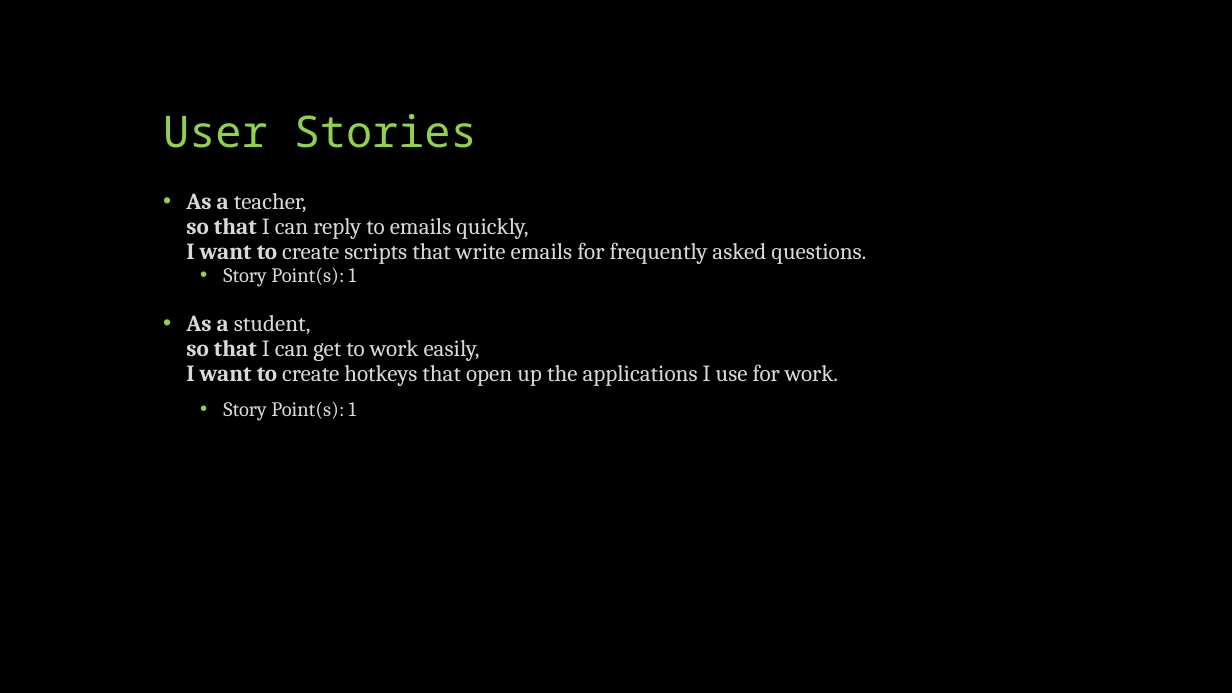
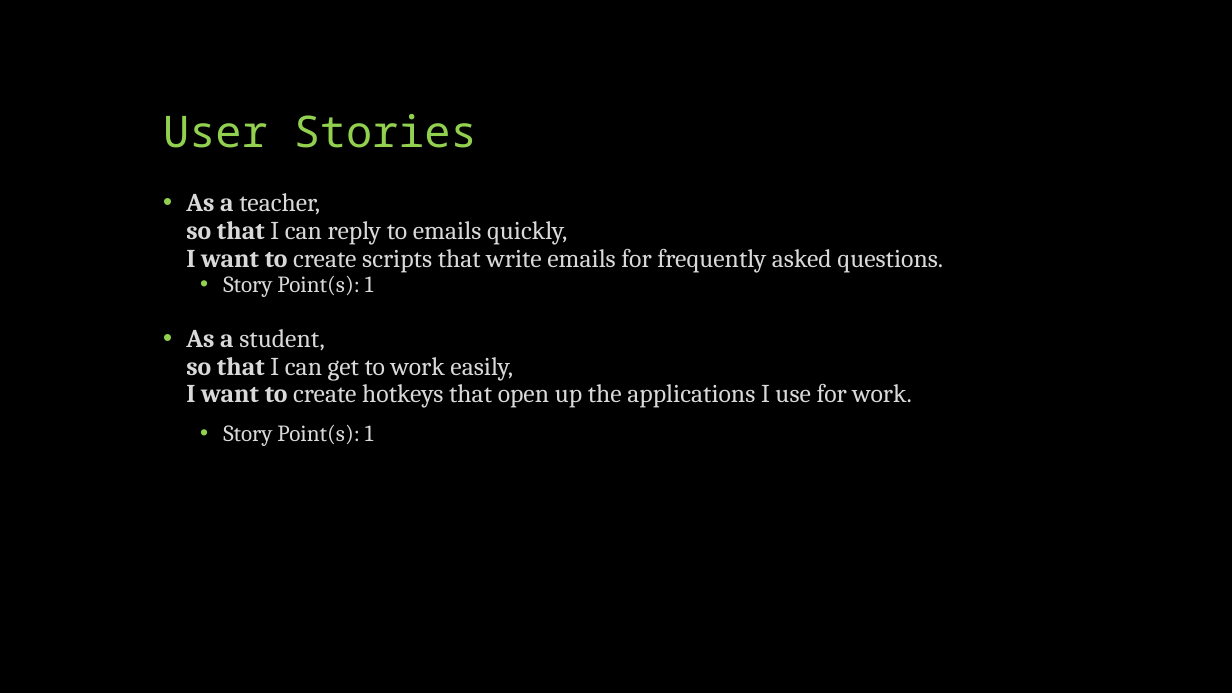
Before and after one commit to CS341-Group-2/sprint-1-presentation, a slide deck: slide 4 of Group 2 Introductory Presentation.pptx. Drawn at 1232x693 pixels with LibreOffice and Linux fonts; fonts in the diff are those of the drawing. Boxes give left, top, right and bottom in pixels: in the first picture for what was removed or moved away, otherwise in the second. Text is boxed around its words. In the diff, an @@ line names an element or a change of style, - is before the commit and + after.

Commit message:
Change font size on user stories

```diff
--- a/Group 2 Introductory Presentation.pptx
+++ b/Group 2 Introductory Presentation.pptx
@@ text "As a teacher, so that ..." at <box>186,193,943,446</box>: size 18 to 20 pt in "As a teacher, so that I can ...", "As a student, so that I can ..."; size 16 to 18 pt in "Story Point(s): 1", "Story Point(s): 1" @@
```
Also in this commit, not shown: 6 other slides changed.
